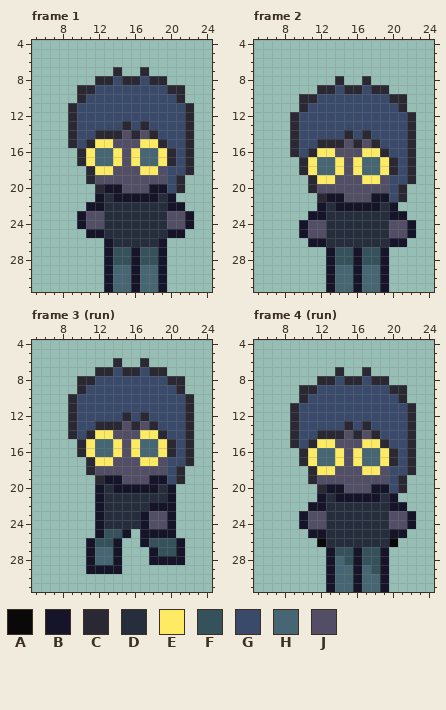
Edited in one commit: pixel-art file (assets/sprites/enemy/nohead/nohead.aseprite). Above: the version before the commit.
32x32 pixels, 8 frames. Colours within 5 levels of each other are drawn and written as one. Shown: frame 1: x 5..24, y 4..31; frame 2: x 5..24, y 4..31; frame 3 (run): x 5..24, y 4..31; frame 4 (run): x 5..24, y 4..31. The commit also changed other frames, which this record leaves out.
Palette (. is transparent): A #090909  B #161429  C #2a2933  D #262e3d  E #ffea64  F #35515c  G #3a4a6b  H #466673  J #514e66
The result:
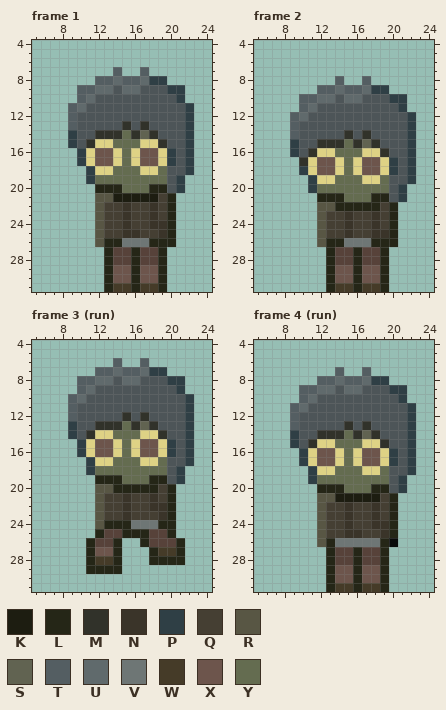
Colours new in this view: K #1d1d11  L #252617  M #31322a  N #3a3429  P #2f3f45  Q #453f33  R #585644  S #616351  T #545e62  U #606a6c  V #6e7675  W #453b28  X #6d554c  Y #646c50
From old to new:
layer "Layer 2" now hidden
colour E: #ffea64 -> #ded285
colour F: #35515c -> #57423a
colour G: #3a4a6b -> #4d5558
Changed rows in their new state; - is a pixel that keeps its letter.
Frame 1:
first column x 9:
 7 -----T--T-----
 8 ---TTUTTUPP---
 9 -TTUU-UU---PP-
10 -TU---------P-
11 TU-----------P
12 T------------P
13 T-----M-M----P
14 P--MMMYMSM---P
15 P-M--YYY--M--P
16 -P-XX-Y-XX-P-P
17 -P-XX-Y-XX-P-P
18 --P--YYY--Y--P
19 --PYYYYYYYY-P-
20 ---LLLYYYLL-P-
21 ---RRKKKKKQL--
22 --.RQQNQQNQL.-
23 -..RQQNQQNQL..
24 -..RQQNQQNNL..
25 --.RQQNNQQNL.-
26 ---RLLVVVLLL--
27 ----L--L--L---
28 ----L--L--L---
29 ----LXXLXXL---
30 ----LXXLXXL---
31 ----LWWLWWL---
Frame 2:
first column x 9:
 8 -----T--T-----
 9 ---TTUTTUPP---
10 -TTUU-UU---PP-
11 -TU---------P-
12 TU-----------P
13 T------------P
14 T-----M-M----P
15 P--MMMYMSM---P
16 P-M--YYY--M--P
17 -M-XX-Y-XX-P-P
18 -P-XX-Y-XX-P-P
19 --P--YYY--Y--P
20 --PYYYYYYYY-P-
21 ---LLLYYYLL-P-
22 ---RRLLLLLQL--
23 --.RQQNQQNQL.-
24 -..RQQNQQNQL..
25 -..RQQNQQNNL..
26 --.RLLVVVLLL.-
27 ----L--L--L---
28 ----L--L--L---
29 ----LXXLXXL---
30 ----LXXLXXL---
31 ----LWWLWWL---
Frame 3 (run):
first column x 9:
 6 -----T--T-----
 7 ---TTUTTUPP---
 8 -TTUU-UU---PP-
 9 -TU---------P-
10 TU-----------P
11 T------------P
12 T-----M-M----P
13 P--MMMYMSM---P
14 P-M--YYY--M--P
15 -P-XX-Y-XX-P-P
16 -P-XX-Y-XX-P-P
17 --P--YYY--Y--P
18 --PYYYYYYYY-P-
19 ---LLLYYYLL-P-
20 ---RRLLLLLQL--
21 ---RQQNQQNQL--
22 ---RQQNQQNNL--
23 ---RQQNQQQNL--
24 ---RLLLVVVLL--
25 ---L--LLLFFL--
26 --L--L--L---L-
27 --LXXL---LWWL-
28 --LWWL---LLLL-
29 --LLLL--------
Frame 4 (run):
first column x 9:
 7 -----T--T-----
 8 ---TTUTTUPP---
 9 -TTUU-UU---PP-
10 -TU---------P-
11 TU-----------P
12 T------------P
13 T-----M-M----P
14 P--MMMYMSM---P
15 P-M--YYY--M--P
16 -P-XX-Y-XX-P-P
17 -P-XX-Y-XX-P-P
18 --P--YYY--Y--P
19 --PYYYYYYYY-P-
20 ---LLLYYYLL-P-
21 ---RRKKKKKQL--
22 --.RQQNQQNQL.-
23 -..RQQNQQNQL..
24 -..RQQNQQNNL..
25 --.RQQNNQQNL.-
26 ---RLVVVVVL---
27 ----L--L--L---
28 ----LF-L--L---
29 ----LXXLXXL---
30 ----LXXLXXL---
31 ----LWWLWWL---
Boxes around the changes in both pictures, in picture pixels (x1, y1, x2, y2):
changed: (68, 67, 194, 292)
changed: (290, 76, 416, 292)
changed: (68, 358, 194, 574)
changed: (290, 367, 416, 592)
